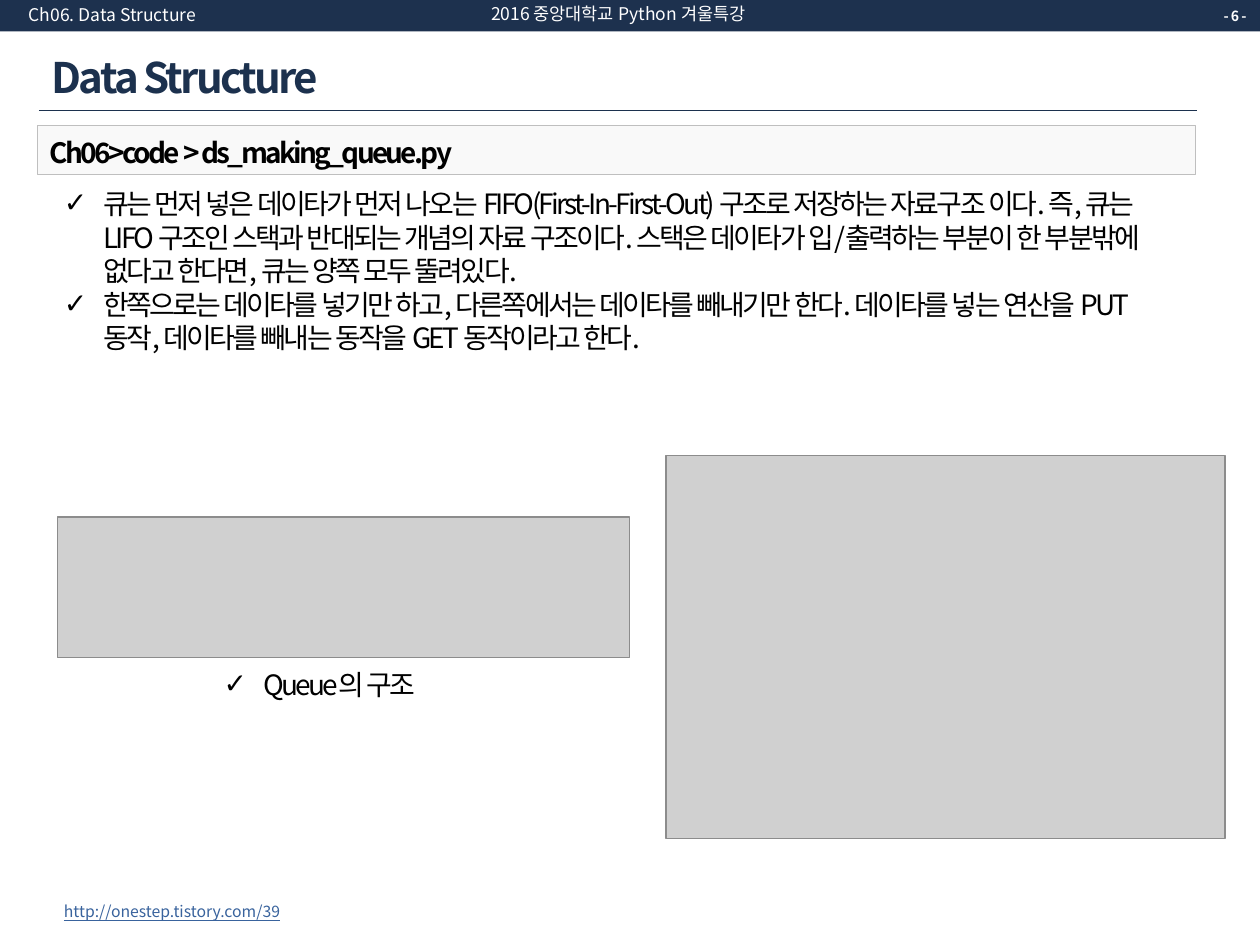
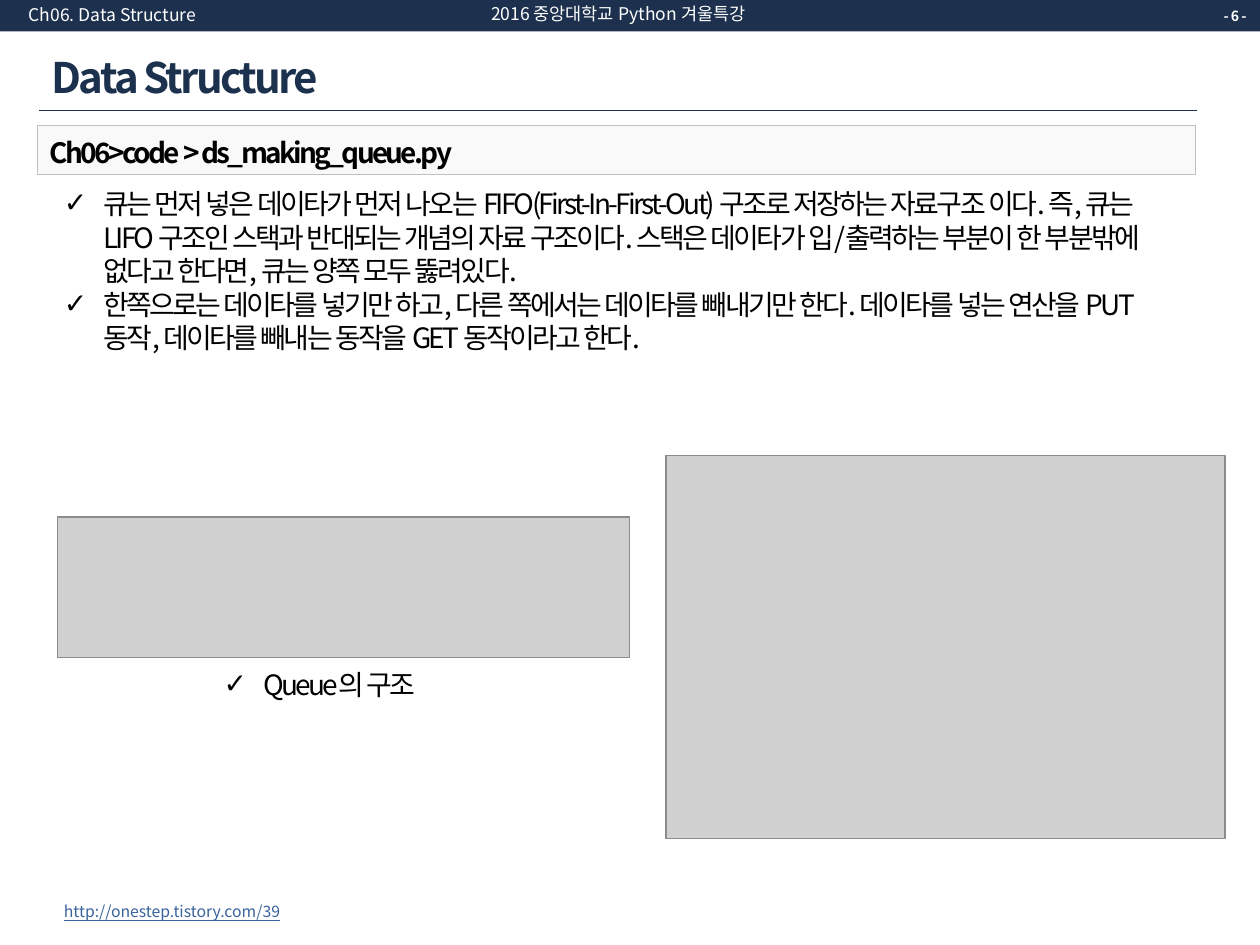
Before and after one commit to yunho0130/Python_Lectures, a slide deck: slide 6 of # lecture_slides/ch07/ch07_OOP.pptx. Drawn at 1260x945 pixels with LibreOffice and Linux fonts; fonts in the diff are those of the drawing; grey boxes stand for pictures. Boxes give left, top, right and bottom in pixels: in the first picture for what was removed or moved away, otherwise in the second. Text is boxed around its words. In the diff, an @@ line names an element or a change of style, - is before the commit and + after.

Commit message:
Edit ch07

```diff
--- a/# lecture_slides/ch07/ch07_OOP.pptx
+++ b/# lecture_slides/ch07/ch07_OOP.pptx
@@ text at box(103, 191, 1140, 353): text changed @@
-✓ 큐는 먼저 넣은 데이타가 먼저 나오는 FIFO(First-In-First-Out) 구조로 저장하는 자료구조 이다. 즉, 큐는 LIFO 구조인 스택과 반대되는 개념의 자료 구조이다. 스택은 데이타가 입/출력하는 부분이 한 부분밖에 없다고 한다면, 큐는 양쪽 모두 뚤려있다.
-✓ 한쪽으로는 데이타를 넣기만 하고, 다른쪽에서는 데이타를 빼내기만 한다. 데이타를 넣는 연산을 PUT 동작, 데이타를 빼내는 동작을 GET 동작이라고 한다.
+✓ 큐는 먼저 넣은 데이타가 먼저 나오는 FIFO(First-In-First-Out) 구조로 저장하는 자료구조 이다. 즉, 큐는 LIFO 구조인 스택과 반대되는 개념의 자료 구조이다. 스택은 데이타가 입/출력하는 부분이 한 부분밖에 없다고 한다면, 큐는 양쪽 모두 뚫려있다.
+✓ 한쪽으로는 데이타를 넣기만 하고, 다른 쪽에서는 데이타를 빼내기만 한다. 데이타를 넣는 연산을 PUT 동작, 데이타를 빼내는 동작을 GET 동작이라고 한다.
```
Also in this commit, not shown: 4 other slides changed.
